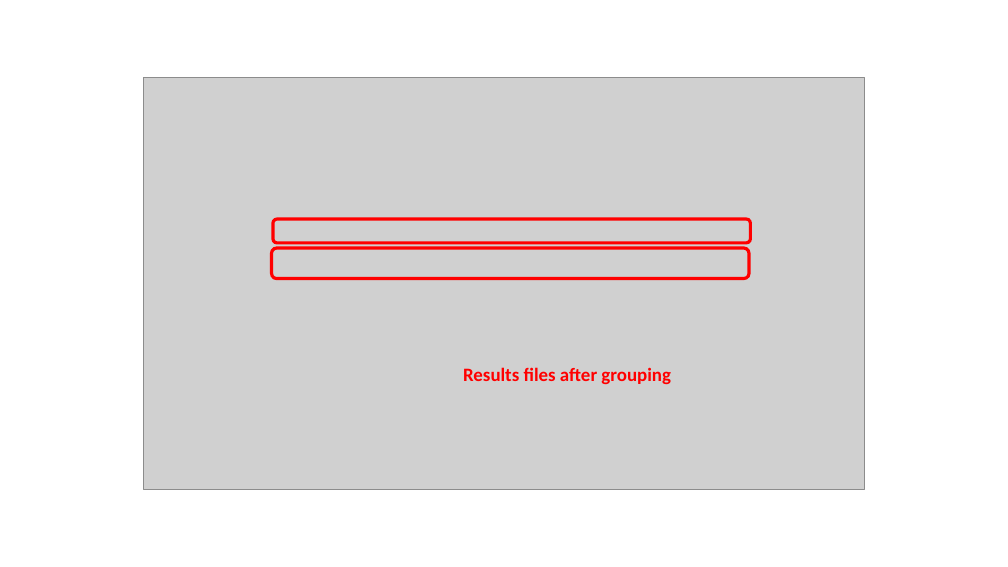
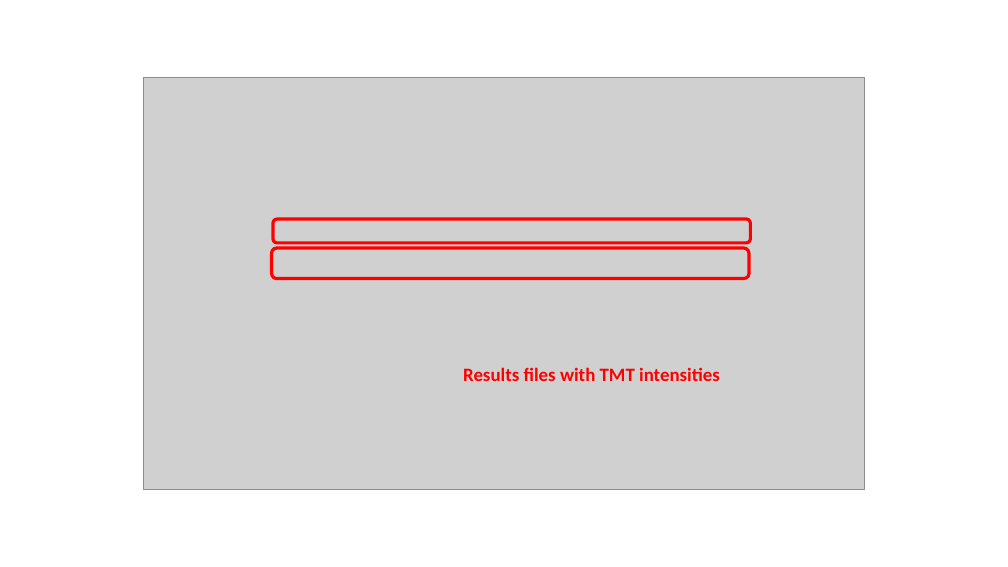
Before and after one commit to pwilmart/PAW_pipeline, a slide deck: slide 9 of add_TMT_intensities_guide.pptx. Drawn at 1008x567 pixels with LibreOffice and Linux fonts; fonts in the diff are those of the drawing; grey boxes stand for pictures. Boxes give left, top, right and bottom in pixels: in the first picture for what was removed or moved away, otherwise in the second. Text is boxed around its words. In the diff, an @@ line names an element or a change of style, - is before the commit and + after.

```diff
--- a/add_TMT_intensities_guide.pptx
+++ b/add_TMT_intensities_guide.pptx
@@ text at [463, 367, 720, 381]: text changed @@
-Results files after grouping
+Results files with TMT intensities
```
Also in this commit, not shown: 2 other files.
